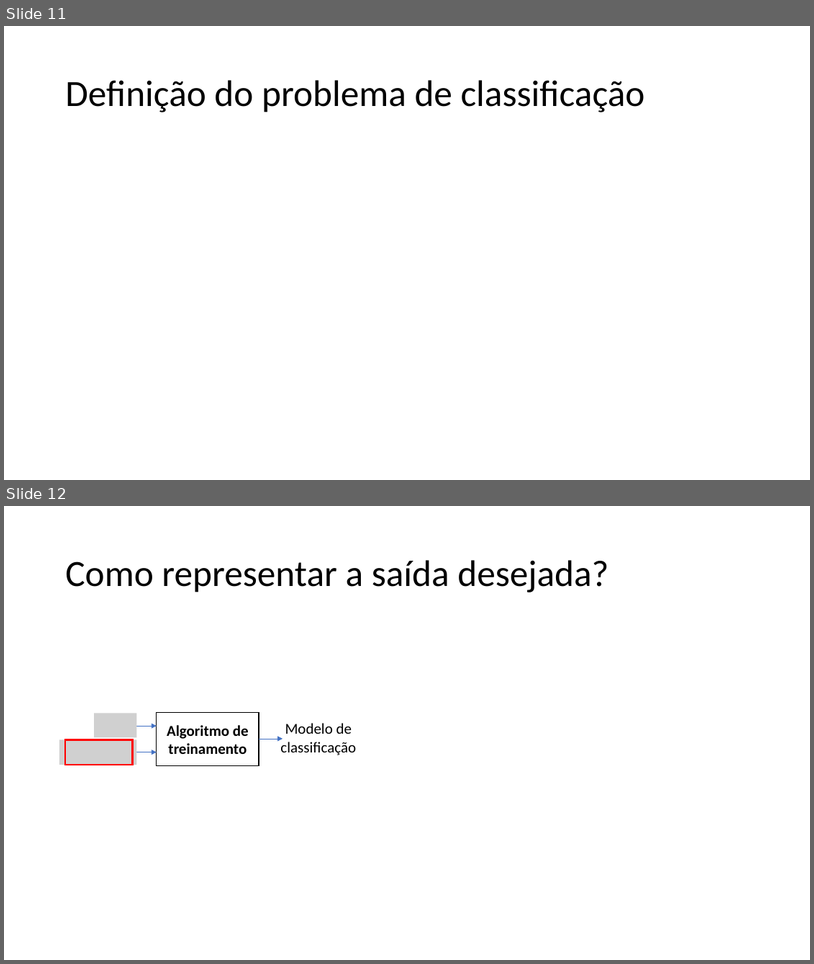
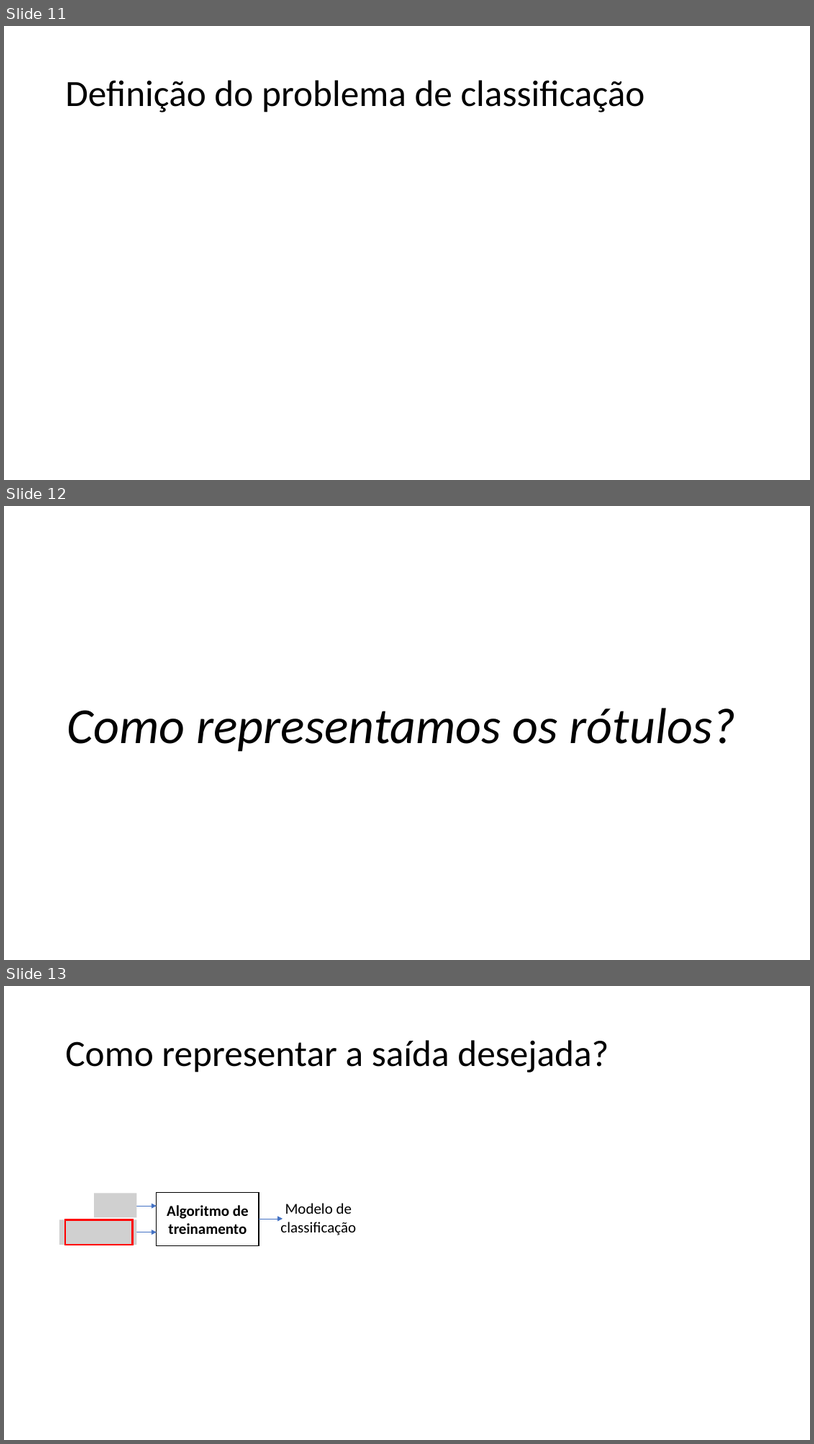
Before and after one commit to zz4fap/t320_aprendizado_de_maquina, a slide deck: slides/T320_Classificação (Parte I).pptx. Shown one above the other, each under a label of ours: slides 11 and 12 before the commit, slides 11, 12 and 13 after it. The pictures are 814x964 and 814x1444 pixels, drawn with LibreOffice and Linux fonts; fonts in the diff are those of the drawing; grey boxes stand for pictures. Boxes give left, top, right and bottom in pixels: in the first picture for what was removed or moved away, otherwise in the second. Text is boxed around its words. In the diff, an @@ line names an element or a change of style, - is before the commit and + after.

```diff
--- a/slides/T320_Classificação (Parte I).pptx
+++ b/slides/T320_Classificação (Parte I).pptx
@@ slide 12 added at <box>4,506,810,960</box>, background #FFFFFF @@
@@ text added at <box>67,708,736,752</box>, 60 pt, text #000000, italic @@
+Como representamos os rótulos?
@@ what was slide 12 is now slide 13 @@
```
Also in this commit, not shown: 5 slides changed, 2 other slides added, 1 other file.
